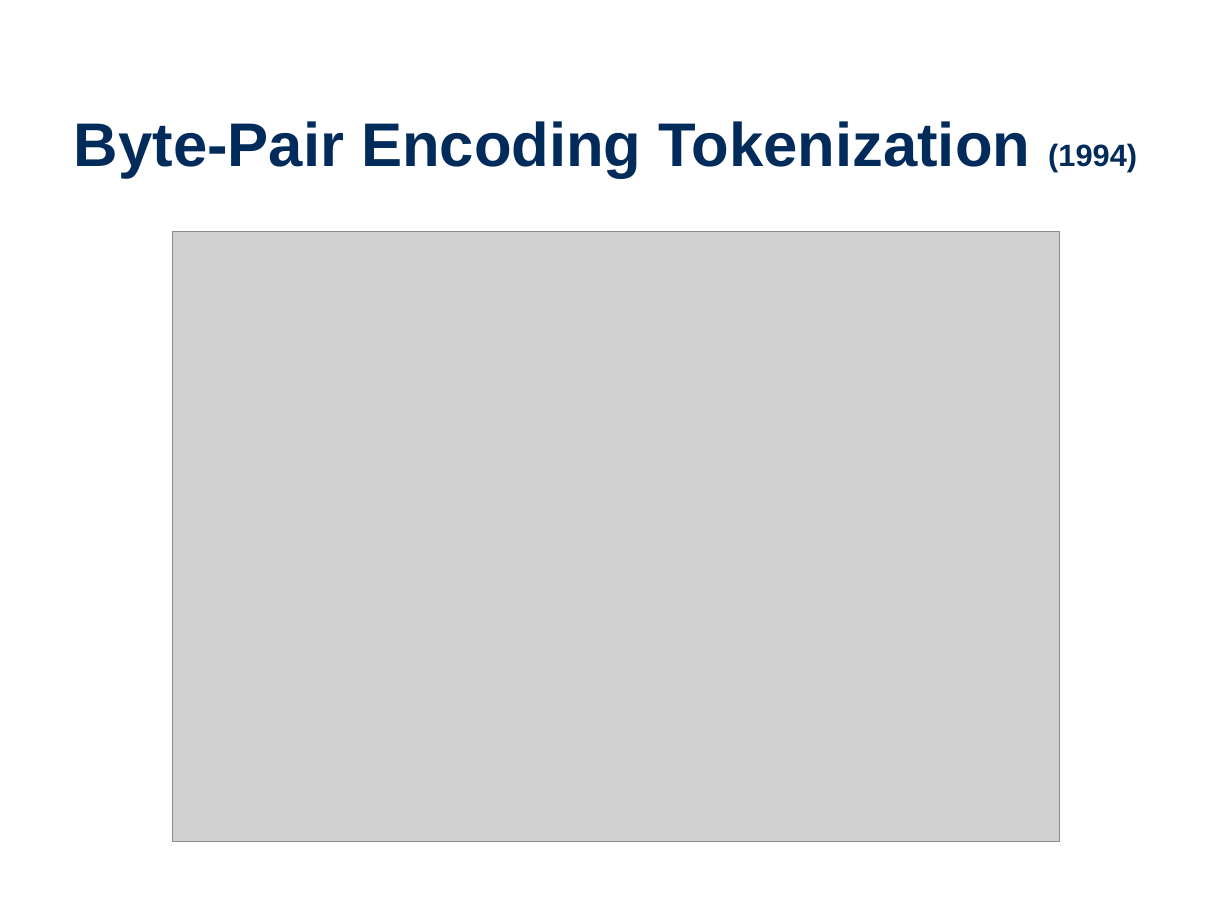
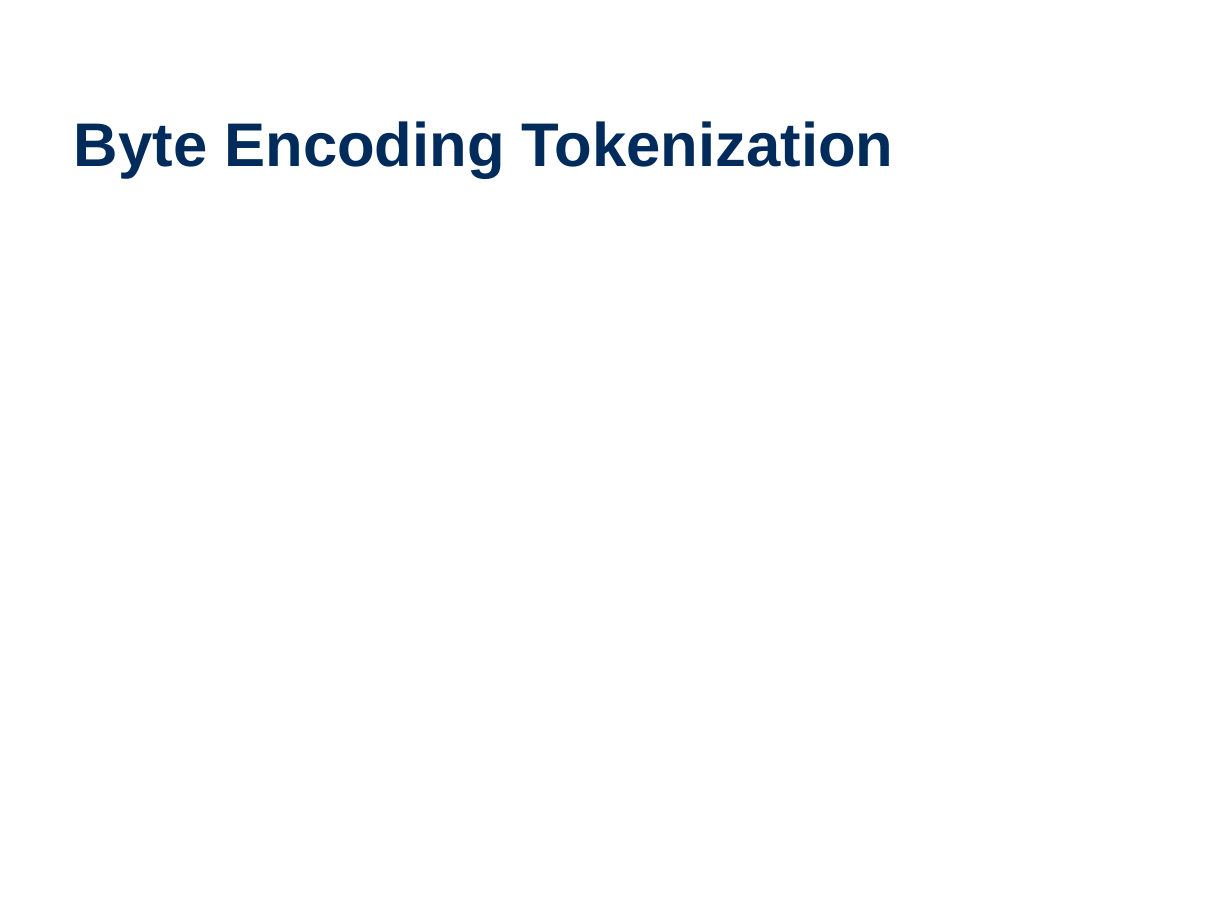
Before and after one commit to wtheisen/nd-cse-10124-lectures, a slide deck: slide 12 of Blank/Lecture_04_ Tokenization.pptx. Drawn at 1232x924 pixels with LibreOffice and Linux fonts; fonts in the diff are those of the drawing; grey boxes stand for pictures. Boxes give left, top, right and bottom in pixels: in the first picture for what was removed or moved away, otherwise in the second. Text is boxed around its words. In the diff, an @@ line names an element or a change of style, - is before the commit and + after.

```diff
--- a/Blank/Lecture_04_ Tokenization.pptx
+++ b/Blank/Lecture_04_ Tokenization.pptx
@@ title at box(74, 121, 894, 178): text changed @@
-Byte-Pair Encoding Tokenization (1994)
+Byte Encoding Tokenization
@@ picture removed at box(172, 232, 1060, 841) @@
```
Also in this commit, not shown: 1 other slide changed, 1 slide added, 2 other files.
